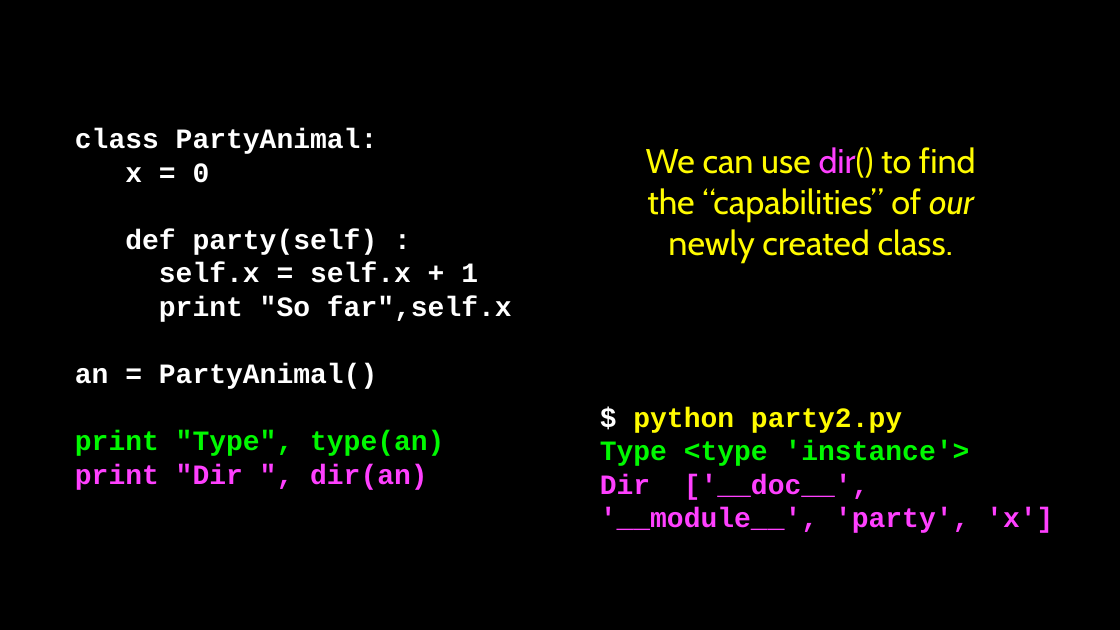
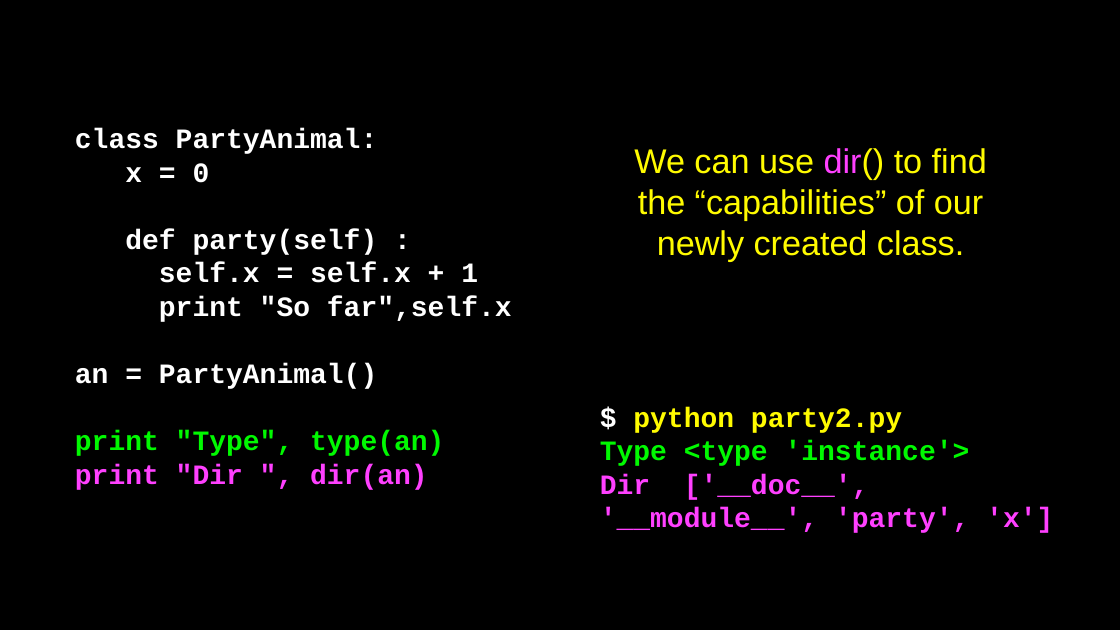
Before and after one commit to csev/py4e, a slide deck: slide 28 of lectures3/Pythonlearn-14-Objects.pptx. Drawn at 1120x630 pixels with LibreOffice and Linux fonts; fonts in the diff are those of the drawing. Boxes give left, top, right and bottom in pixels: in the first picture for what was removed or moved away, otherwise in the second. Text is boxed around its words. In the diff, an @@ line names an element or a change of style, - is before the commit and + after.

```diff
--- a/lectures3/Pythonlearn-14-Objects.pptx
+++ b/lectures3/Pythonlearn-14-Objects.pptx
@@ text "We can use dir() to ..." at [634,148,987,261]: font Cabin to Arial; italic off in "our" @@
```
Also in this commit, not shown: 43 other slides changed, 13 other files.
